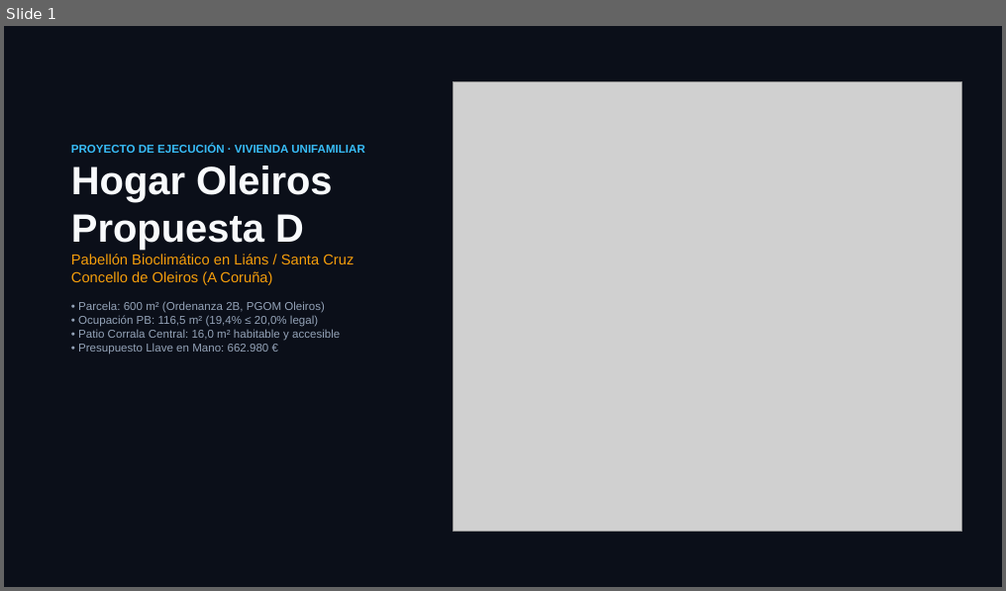
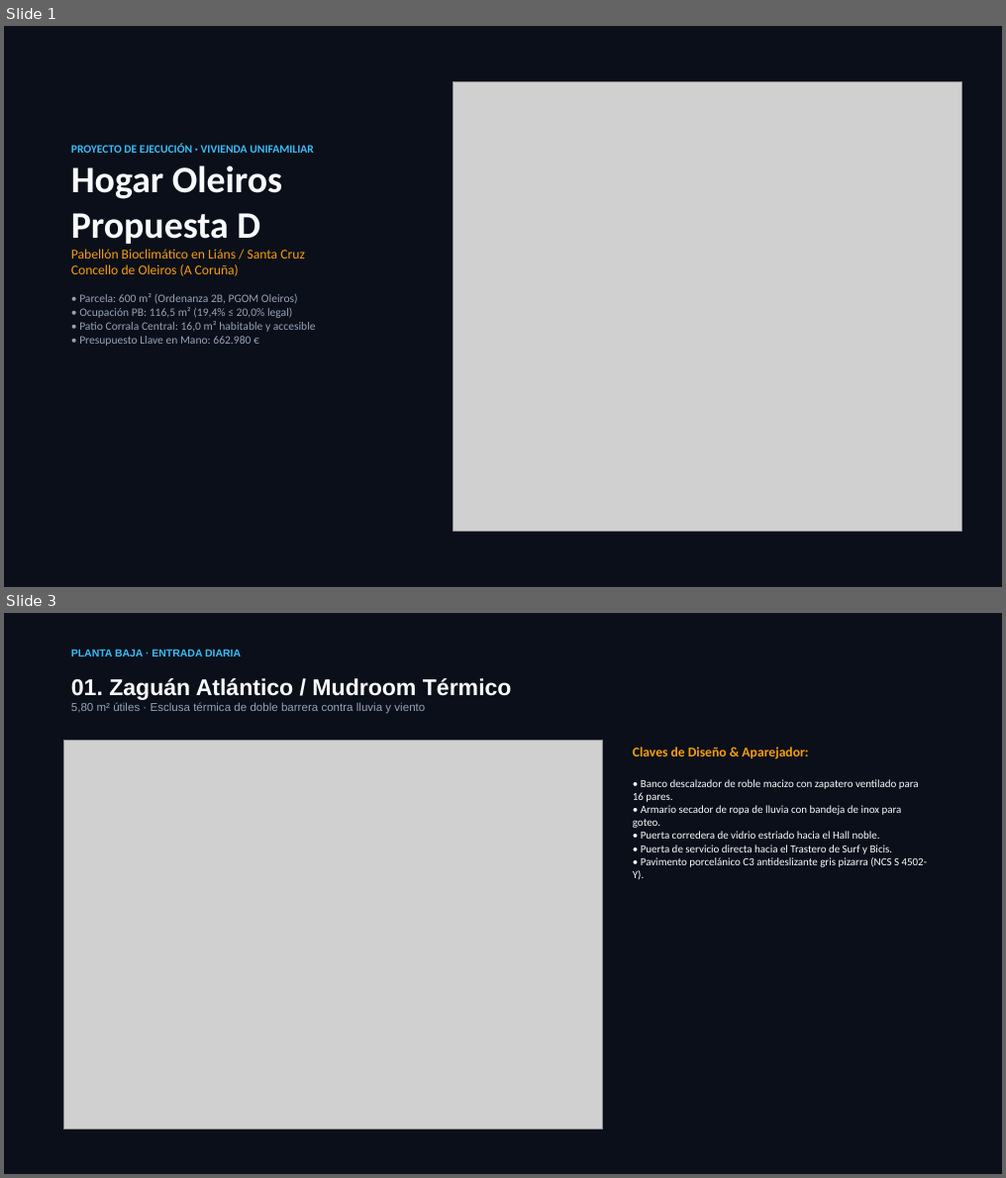
Before and after one commit to landslore/oleiros, a slide deck: propuestas/Presentacion_Hogar_Oleiros_Propuesta_D.pptx. Shown one above the other, each under a label of ours: slide 1 before the commit, slides 1 and 3 after it; the slides between them are not shown. The pictures are 1006x591 and 1006x1178 pixels, drawn with LibreOffice and Linux fonts; fonts in the diff are those of the drawing; grey boxes stand for pictures. Boxes give left, top, right and bottom in pixels: in the first picture for what was removed or moved away, otherwise in the second. Text is boxed around its words. In the diff, an @@ line names an element or a change of style, - is before the commit and + after.

Commit message:
feat(propuesta-d): corrigue render salon eliminando segundo patio falso y finaliza deck PPTX y dossier HTML interactivo

```diff
--- a/propuestas/Presentacion_Hogar_Oleiros_Propuesta_D.pptx
+++ b/propuestas/Presentacion_Hogar_Oleiros_Propuesta_D.pptx
@@ slide 3 added at (4, 613, 1002, 1174), background #0B0F19 @@
@@ text added at (71, 649, 241, 657), 10 pt, text #38BDF8, bold @@
+PLANTA BAJA · ENTRADA DIARIA
@@ text added at (71, 678, 512, 714), 11 pt, text #94A3B8 @@
+01. Zaguán Atlántico / Mudroom Térmico
+5,80 m² útiles · Esclusa térmica de doble barrera contra lluvia y viento
@@ picture added at (63, 741, 603, 1130) @@
@@ text added at (633, 747, 928, 879), 10.5 pt, text #F8FAFC @@
+Claves de Diseño & Aparejador:
+• Banco descalzador de roble macizo con zapatero ventilado para 16 pares.
+• Armario secador de ropa de lluvia con bandeja de inox para goteo.
+• Puerta corredera de vidrio estriado hacia el Hall noble.
+• Puerta de servicio directa hacia el Trastero de Surf y Bicis.
+• Pavimento porcelánico C3 antideslizante gris pizarra (NCS S 4502-Y).
@@ slide 1 changed as well @@
@@ text "PROYECTO DE EJECUCIÓN · VIVIENDA ..." at (71, 144, 316, 346): font Arial to Calibri; size 38 to 36 pt in "Hogar Oleiros Propuesta D"; size 14 to 13 pt in "Pabellón Bioclimático en Liáns / Santa Cruz ..." @@
```
Also in this commit, not shown: 5 other slides changed, 7 other slides added, 2 slides removed, 10 other files.
